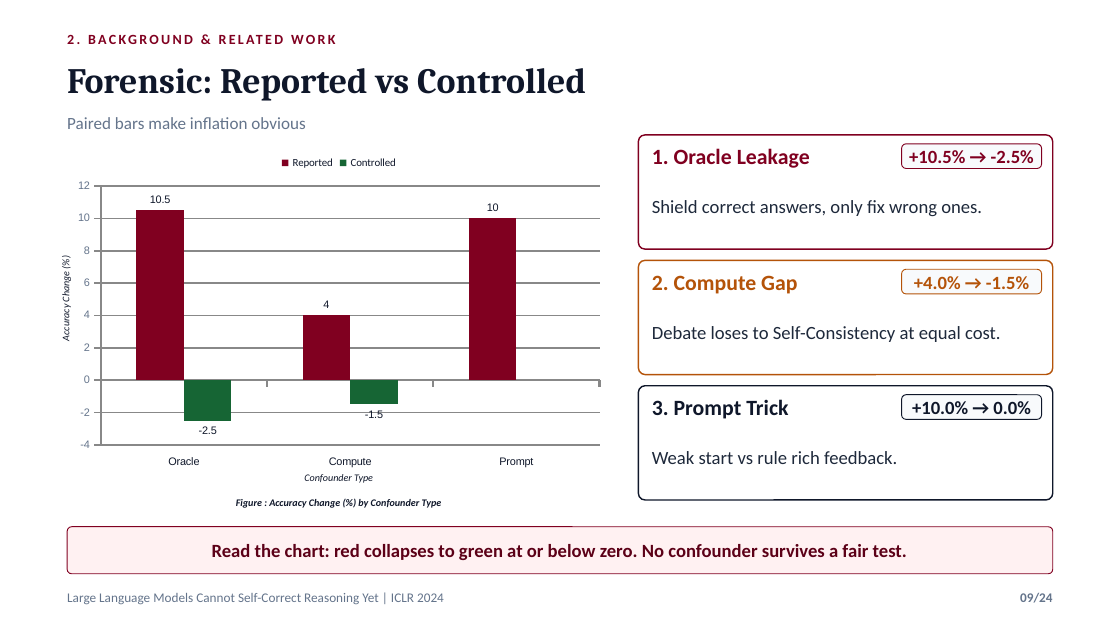
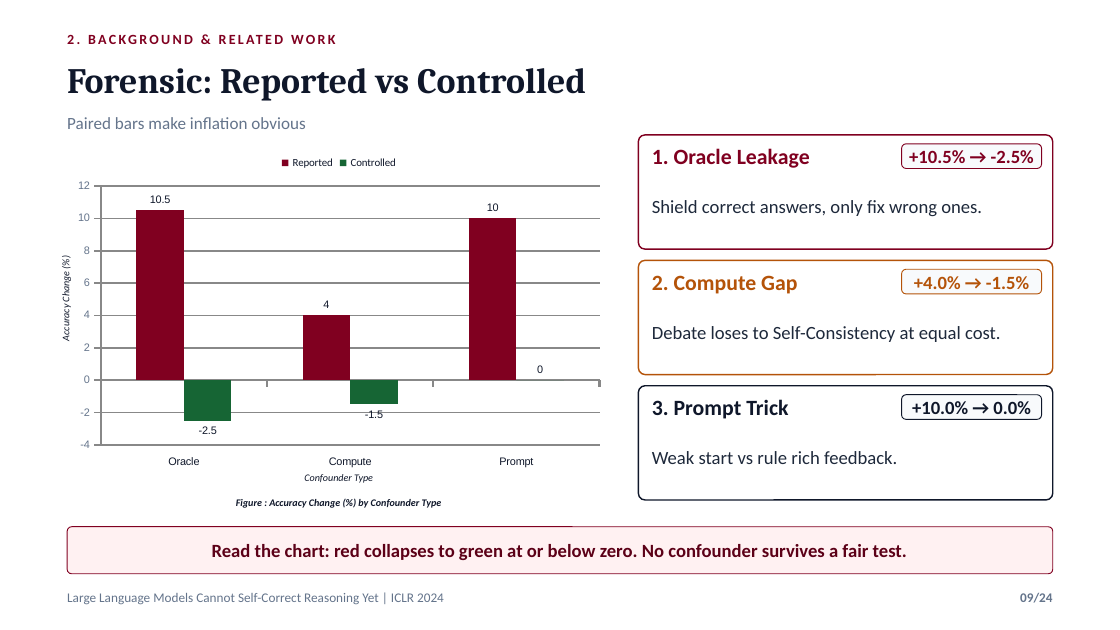
Before and after one commit to nafiskabbo/presentation, a slide deck: slide 9 of output/LLM_Self_Correction_ICLR2024_Group_Presentation-final.pptx. Drawn at 1120x630 pixels with LibreOffice and Linux fonts; fonts in the diff are those of the drawing. Boxes give left, top, right and bottom in pixels: in the first picture for what was removed or moved away, otherwise in the second. Text is boxed around its words. In the diff, an @@ line names an element or a change of style, - is before the commit and + after.

```diff
--- a/output/LLM_Self_Correction_ICLR2024_Group_Presentation-final.pptx
+++ b/output/LLM_Self_Correction_ICLR2024_Group_Presentation-final.pptx
@@ column chart at box(67, 143, 610, 474) @@
@@ Controlled, Prompt: - to 0 @@
```
Also in this commit, not shown: 1 other slide changed, 9 other files.
